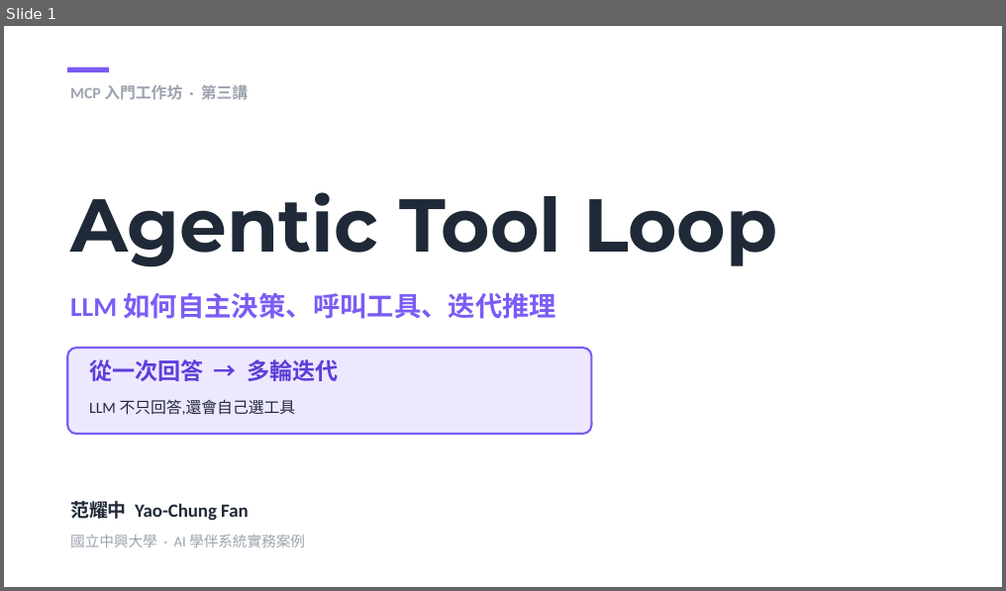
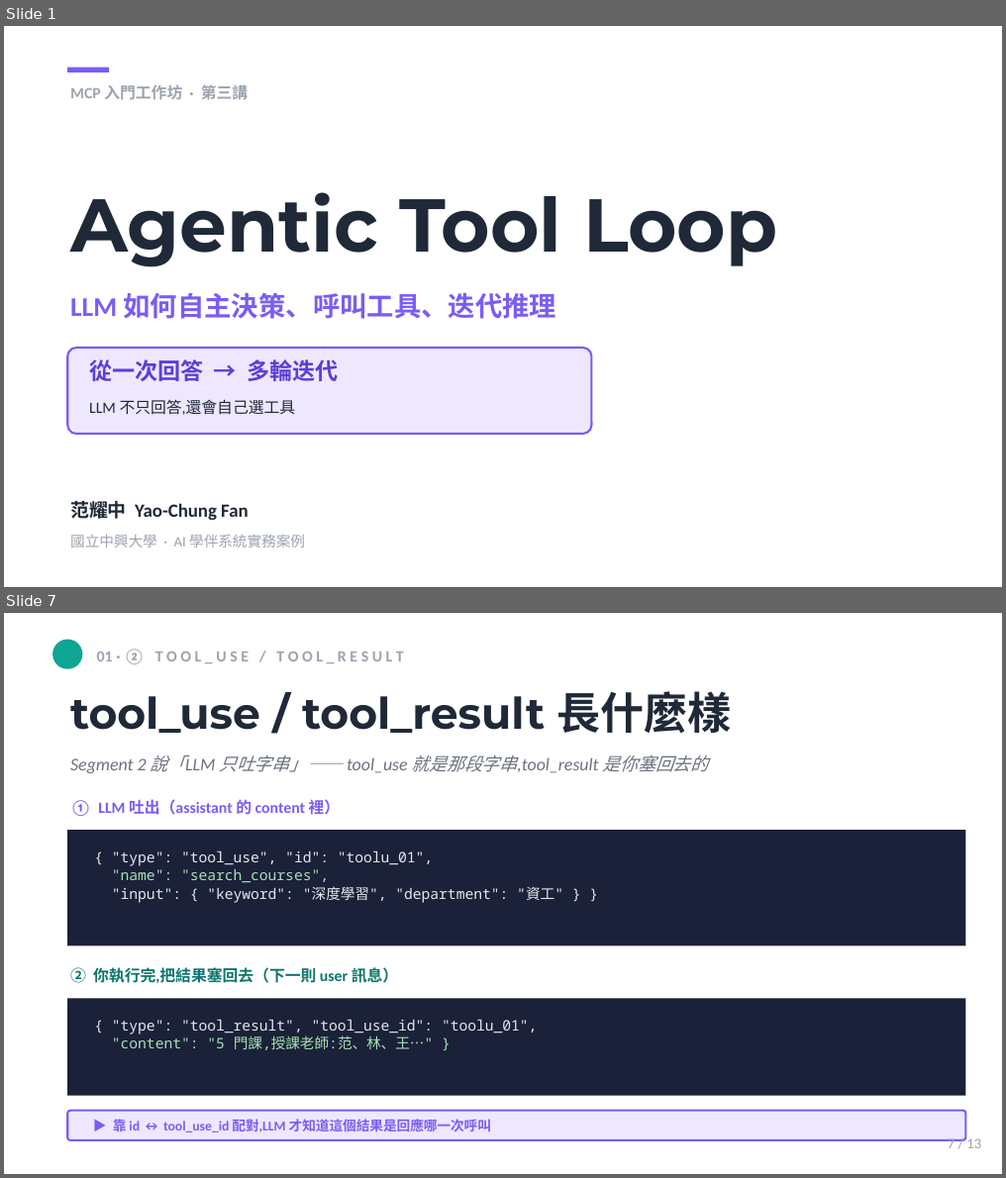
Before and after one commit to mjib007/nchu-mcp-workshop-2026, a slide deck: slides/03-agentic-tool-loop.pptx. Shown one above the other, each under a label of ours: slide 1 before the commit, slides 1 and 7 after it; the slides between them are not shown. The pictures are 1006x591 and 1006x1178 pixels, drawn with LibreOffice and Linux fonts; fonts in the diff are those of the drawing. Boxes give left, top, right and bottom in pixels: in the first picture for what was removed or moved away, otherwise in the second. Text is boxed around its words. In the diff, an @@ line names an element or a change of style, - is before the commit and + after.

Commit message:
feat(seg3-slides): 再加 2 張深度內容 — JSON anatomy + 20 行迴圈揭密 (11→13)
A+B 把抽象機制接到真實程式碼與資料格式:
- s7 tool_use/tool_result JSON anatomy:展示兩塊資料的真實長相,
  id ↔ tool_use_id 怎麼配對 —— 把 Segment 2「LLM 只吐字串」接到 Seg 3 loop
- s10「agent = 20 行 while 迴圈」:展示 llm-client.js 核心(for-loop +
  if stop_reason + Promise.all + push)—— 拆穿「agent = 黑魔法」迷思

主敘事弧:概念(s5)→實例(s6)→資料格式(s7)→記憶(s8)→並行(s9)→
程式碼揭密(s10)→安全閥(s11)。

頁碼全部重設(TOTAL 13);修正 demo_cue 手寫死的「7/8」→「12/13」
(它是深色 slide,page number 是手寫 _text 不是 page_number())。

```diff
--- a/slides/03-agentic-tool-loop.pptx
+++ b/slides/03-agentic-tool-loop.pptx
@@ slide 7 added at (4,613,1002,1174), background #FFFFFF @@
@@ rectangle added at (4,613,1002,1173), fill #FFFFFF @@
@@ ellipse added at (53,639,83,668), fill #0EA594 @@
@@ text added at (97,649,404,664), 11.2 pt, text #9CA3AF, bold @@
+01 · ② T O O L _ U S E / T O O L _ R E S U L T
@@ text added at (70,691,732,733), 31.5 pt, text #1F2937, bold @@
+tool_use / tool_result 長什麼樣
@@ text added at (70,756,709,773), 12.8 pt, text #6B7280, italic @@
+Segment 2 說「LLM 只吐字串」—— tool_use 就是那段字串,tool_result 是你塞回去的
@@ text added at (70,799,341,816), 11.2 pt, text #7B5CF5, bold @@
+① LLM 吐出（assistant 的 content 裡）
@@ rectangle added at (68,830,966,946), fill #1A2138 @@
@@ text added at (112,852,563,903), 10.5 pt, text #E5E7EB @@
+{ "type": "tool_use", "id": "toolu_01",
+"name": "search_courses",
+"input": { "keyword": "深度學習", "department": "資工" } }
@@ text added at (70,967,398,983), 11.2 pt, text #0F766E, bold @@
+② 你執行完,把結果塞回去（下一則 user 訊息）
@@ rectangle added at (68,998,966,1095), fill #1A2138 @@
@@ text added at (112,1020,537,1051), 10.5 pt, text #E5E7EB @@
+{ "type": "tool_result", "tool_use_id": "toolu_01",
+"content": "5 門課,授課老師:范、林、王…" }
@@ rounded rectangle added at (68,1111,966,1141), fill #EEE8FF, outline #7B5CF5 1.5 pt @@
@@ text added at (113,1119,491,1133), 9.8 pt, text #7B5CF5, bold @@
+▶ 靠 id ↔ tool_use_id 配對,LLM 才知道這個結果是回應哪一次呼叫
@@ text added at (947,1137,981,1149), 10.5 pt, text #9CA3AF @@
+7 / 13
```
Also in this commit, not shown: 10 slides changed, 1 other slide added, 1 other file.
